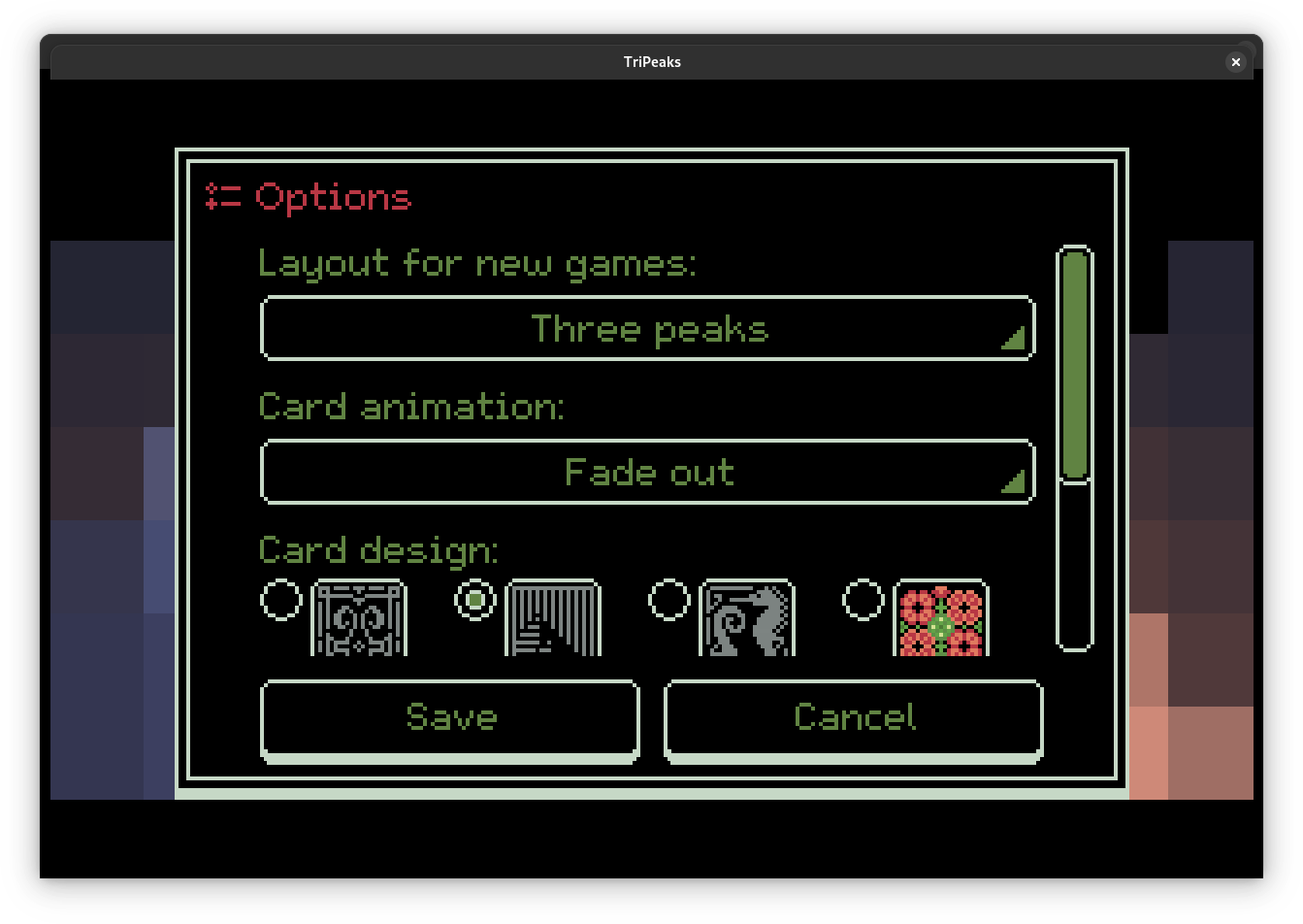
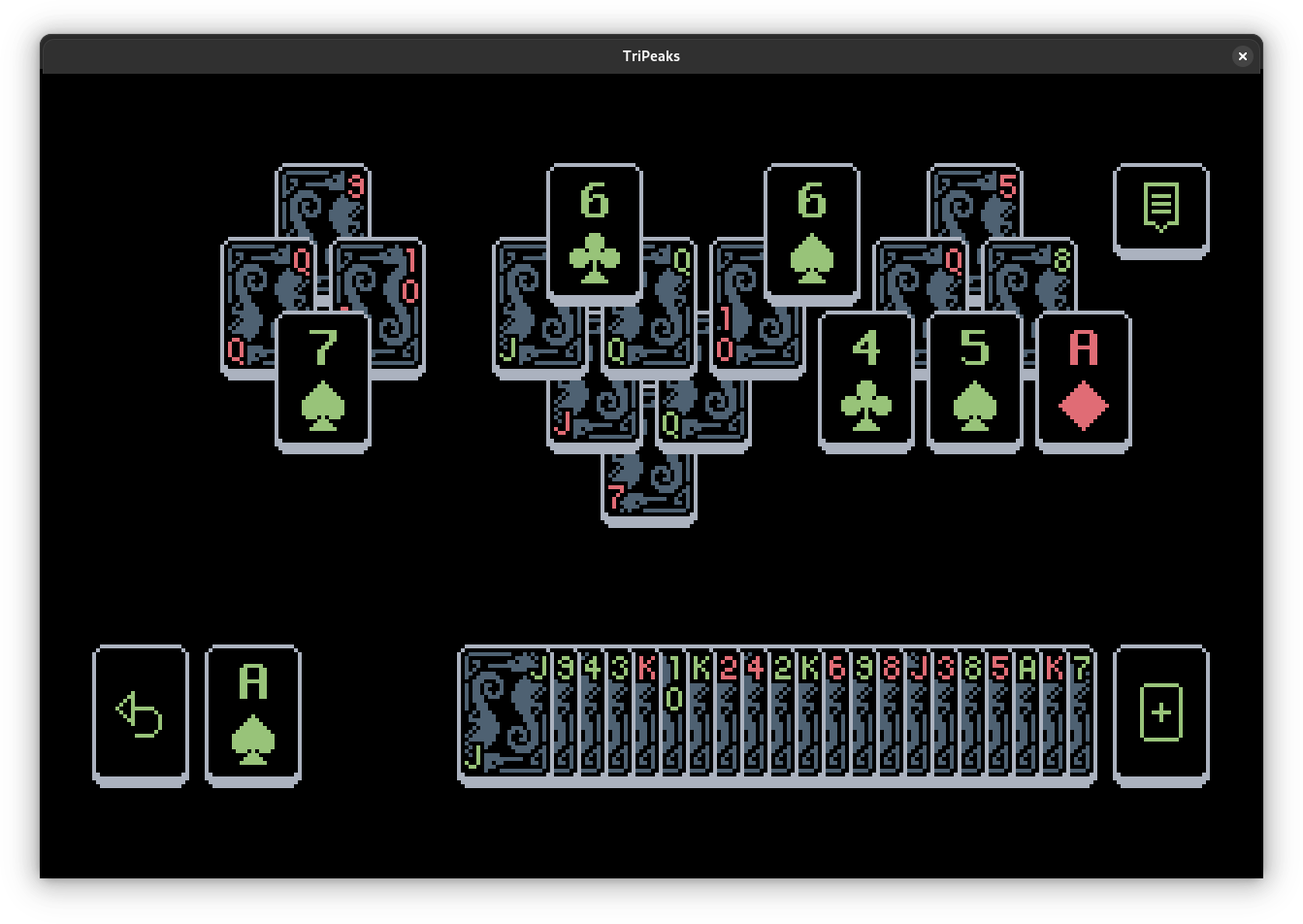
Two versions of the same layered image (1303x924). Layer-by-layer changes:
hid "Paint Layer 1 (pasted)" (1st of 3), painted on it over [left=16, top=18, right=1287, bottom=903]
added layer "Paint Layer 1 (pasted)" (3rd of 3) above "Background (pasted)" over [left=16, top=18, right=1287, bottom=903]
painted on "Background (pasted)" (2nd of 2) over [left=16, top=18, right=1287, bottom=903]
